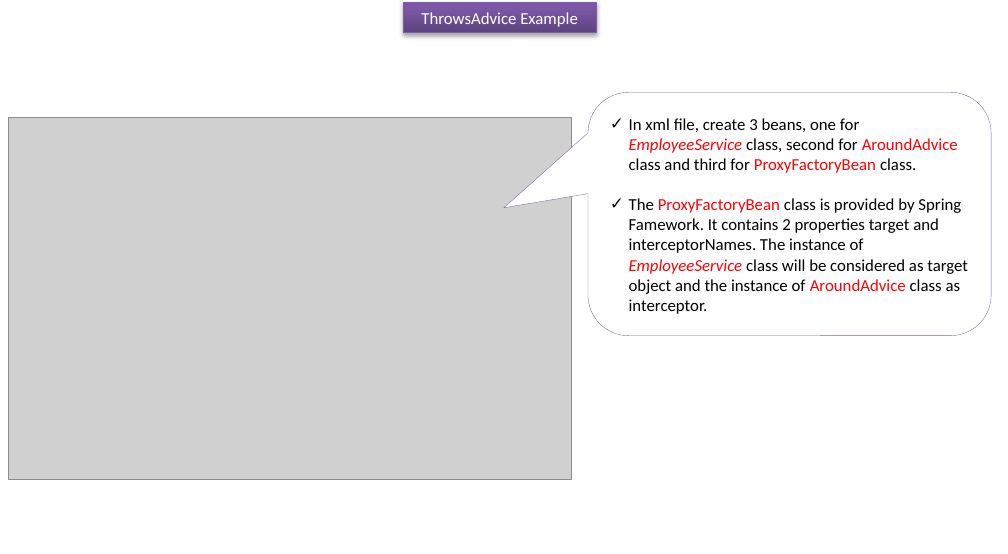
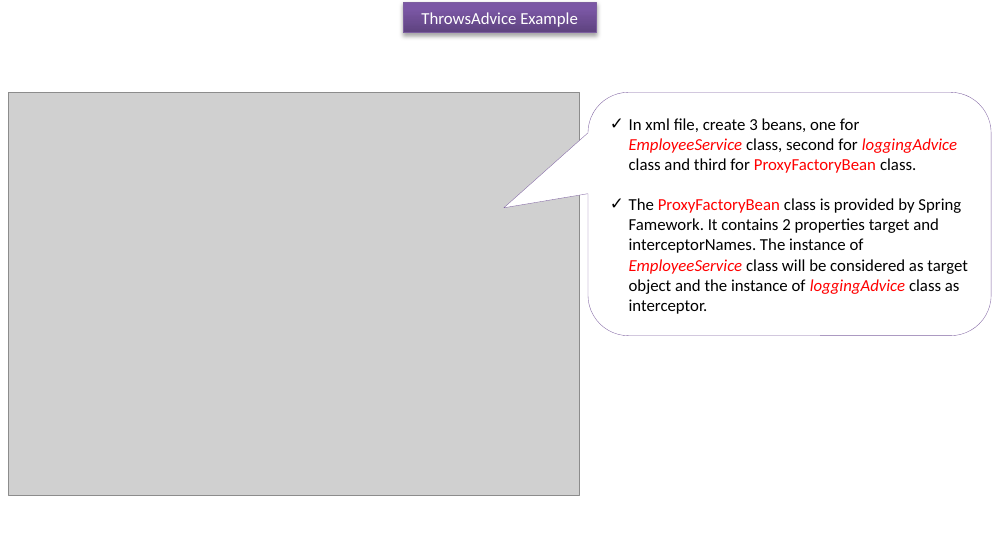
Before and after one commit to ramram43210/javaee, a slide deck: slide 2 of Later/Spring/9_AOP/7/AOP_ThrowsAdvice Example.pptx. Drawn at 1008x554 pixels with LibreOffice and Linux fonts; fonts in the diff are those of the drawing; grey boxes stand for pictures. Boxes give left, top, right and bottom in pixels: in the first picture for what was removed or moved away, otherwise in the second. Text is boxed around its words. In the diff, an @@ line names an element or a change of style, - is before the commit and + after.

```diff
--- a/Later/Spring/9_AOP/7/AOP_ThrowsAdvice Example.pptx
+++ b/Later/Spring/9_AOP/7/AOP_ThrowsAdvice Example.pptx
@@ picture: place and size @@
-picture at [8, 118, 571, 480]
+picture at [8, 93, 580, 496]
@@ text in rounded speech box at [629, 118, 968, 314]: text changed @@
-✓ In xml file, create 3 beans, one for EmployeeService class, second for AroundAdvice class and third for ProxyFactoryBean class.
-✓ The ProxyFactoryBean class is provided by Spring Famework. It contains 2 properties target and interceptorNames. The instance of EmployeeService class will be considered as target object and the instance of AroundAdvice class as interceptor.
+✓ In xml file, create 3 beans, one for EmployeeService class, second for loggingAdvice class and third for ProxyFactoryBean class.
+✓ The ProxyFactoryBean class is provided by Spring Famework. It contains 2 properties target and interceptorNames. The instance of EmployeeService class will be considered as target object and the instance of loggingAdvice class as interceptor.
```
Also in this commit, not shown: 2 other slides changed, 20 other files.
